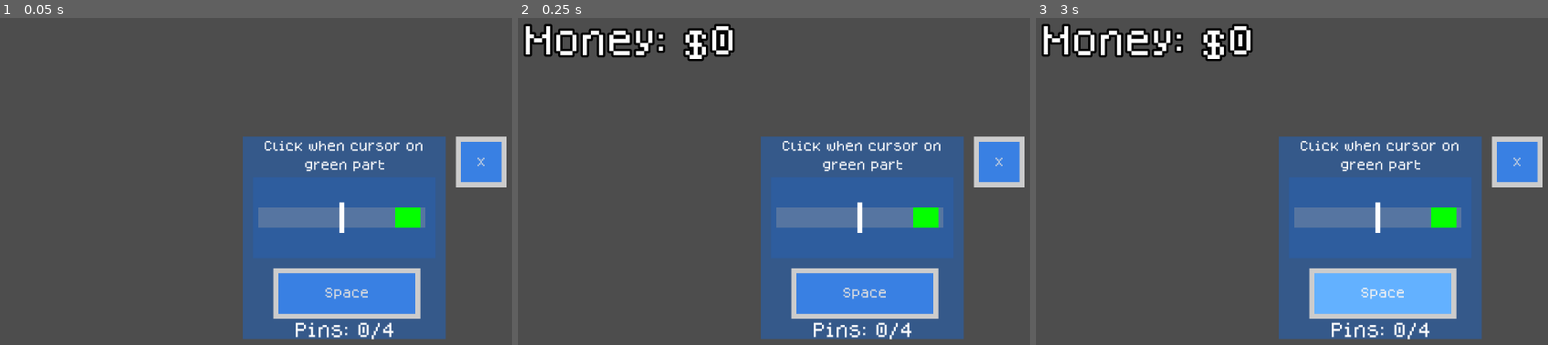
Above: before the commit, frames 1-3 (left to right).
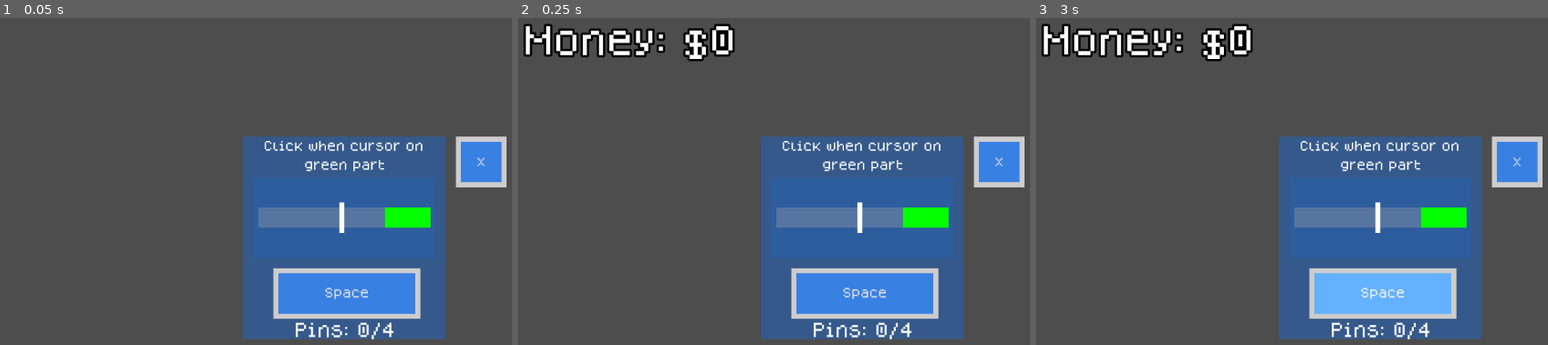
Above: after the commit, the same moments.

Repository: Azzty/projekt-kriminell
Game: Godot game, scene res://Scenes/UI Elements/lockpick_minigame.tscn
Two runs of this game, one before a commit and one after it. Both use one fixed random seed, a clock stepped at 60 frames per second and the inputs below. This scene is started directly instead of the project's main scene.
Inputs (mouse positions are in pixels of both pictures, inside the frame that each line leads up to):
- Up to frame 1 (0.05 s): no input
- Up to frame 2 (0.25 s): no input
- Up to frame 3 (3 s): tap Enter at 0.5, 2 s; move the mouse to (1542, 194) at 0.52 s; hold D (move_right) 0.53-1.28 s; tap E (interact_e) at 0.6, 2.85 s; click (1542, 194) at 0.67 s; tap Space (spacebar) at 1.25 s; move the mouse to (1235, 233) at 1.27 s; hold S (move_down) 1.28-2.03 s; click (1235, 233) at 1.35 s; move the mouse to (1455, 122) at 2.02 s; hold D (move_right) 2.03-2.78 s; hold Space (spacebar) 2.03-2.78 s; move the mouse to (1343, 295) at 2.77 s; hold W (move_up) from 2.78 s (still down); click (1343, 295) at 2.92 s

The runs differ from the first frame. In frame 1, 0.3% of the frame differs, in the area x 75-85%, y 57-65%; in frame 2, 0.3%; in frame 3, 0.3%.

Commit message:
Update lockpick_minigame.tscn

Diff:
--- a/Scenes/UI Elements/lockpick_minigame.tscn
+++ b/Scenes/UI Elements/lockpick_minigame.tscn
@@ -64,9 +64,9 @@
 modulate = Color(0.0166667, 1, 0, 1)
 z_index = 1
 layout_mode = 0
-offset_left = 15.0
+offset_left = 13.0
 offset_top = 6.0
-offset_right = 20.0
+offset_right = 22.0
 offset_bottom = 10.0
 theme_override_styles/panel = SubResource("StyleBoxFlat_75yt0")
 
